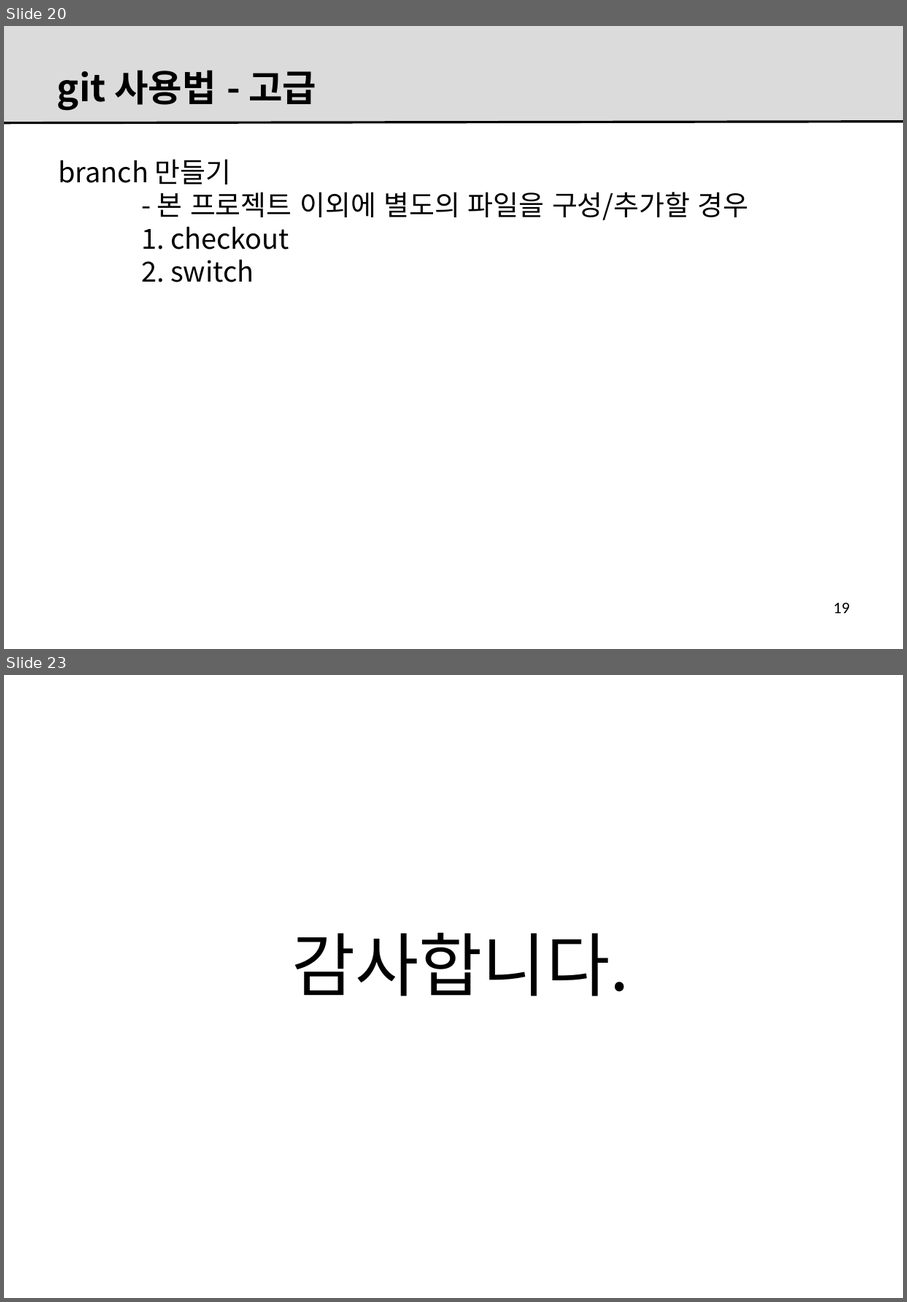
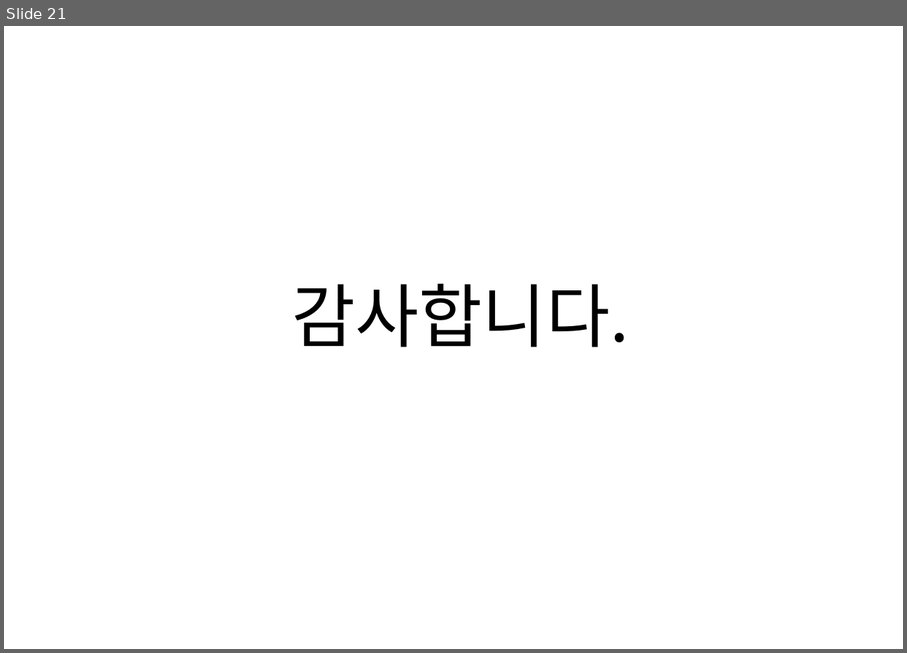
Before and after one commit to kitdvl/CodeX, a slide deck: Lectures/0002.FE.vs.BE.pptx. Shown one above the other, each under a label of ours: slides 20 and 23 before the commit, slide 21 after it; the slides between them are not shown. The pictures are 907x1302 and 907x653 pixels, drawn with LibreOffice and Linux fonts; fonts in the diff are those of the drawing; background and template pictures are left out. Boxes give left, top, right and bottom in pixels: in the first picture for what was removed or moved away, otherwise in the second. Text is boxed around its words. In the diff, an @@ line names an element or a change of style, - is before the commit and + after.

```diff
--- a/Lectures/0002.FE.vs.BE.pptx
+++ b/Lectures/0002.FE.vs.BE.pptx
@@ slide 20 removed at bbox=[4, 26, 903, 649], background #FFFFFF @@
@@ rectangle removed at bbox=[4, 26, 903, 123] @@
@@ title removed at bbox=[57, 70, 316, 111] @@
-git 사용법 - 고급
@@ line removed from (4, 123) to (903, 122) @@
@@ text removed at bbox=[58, 159, 749, 282] @@
-branch 만들기
-- 본 프로젝트 이외에 별도의 파일을 구성/추가할 경우
-1. checkout
-2. switch
@@ page number removed at bbox=[834, 602, 850, 613] @@
-19
@@ what was slide 23 is now slide 21 @@
```
Also in this commit, not shown: 1 slide changed, 19 slides added, 20 other slides removed, 44 other files.
